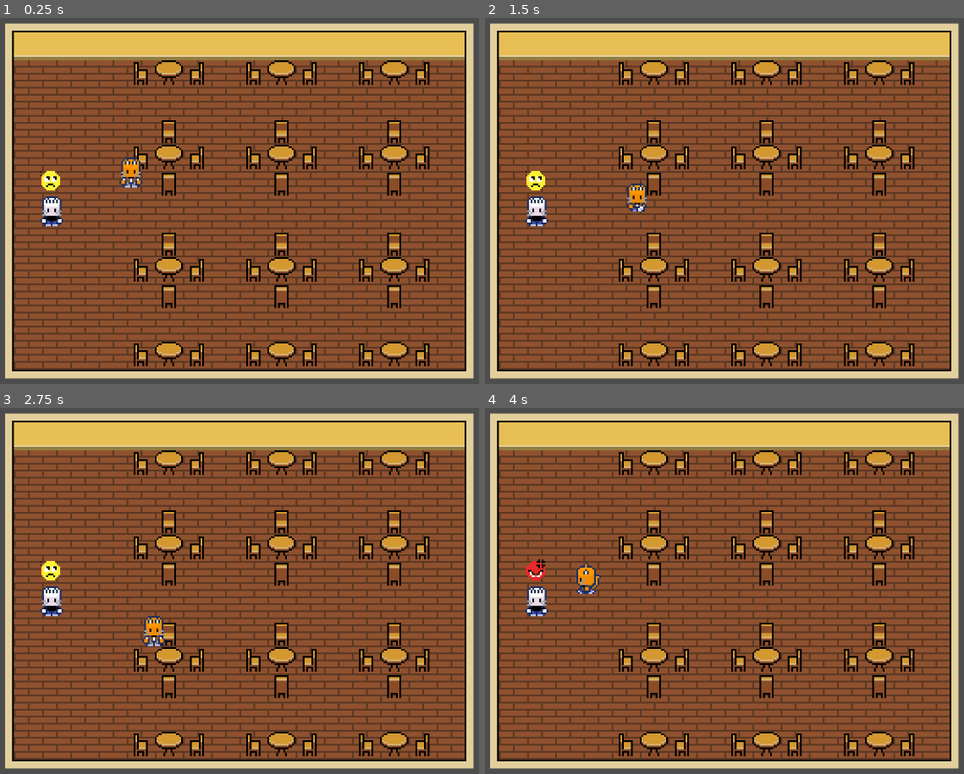
Above: before the commit, frames 1-4 (two rows, left to right).
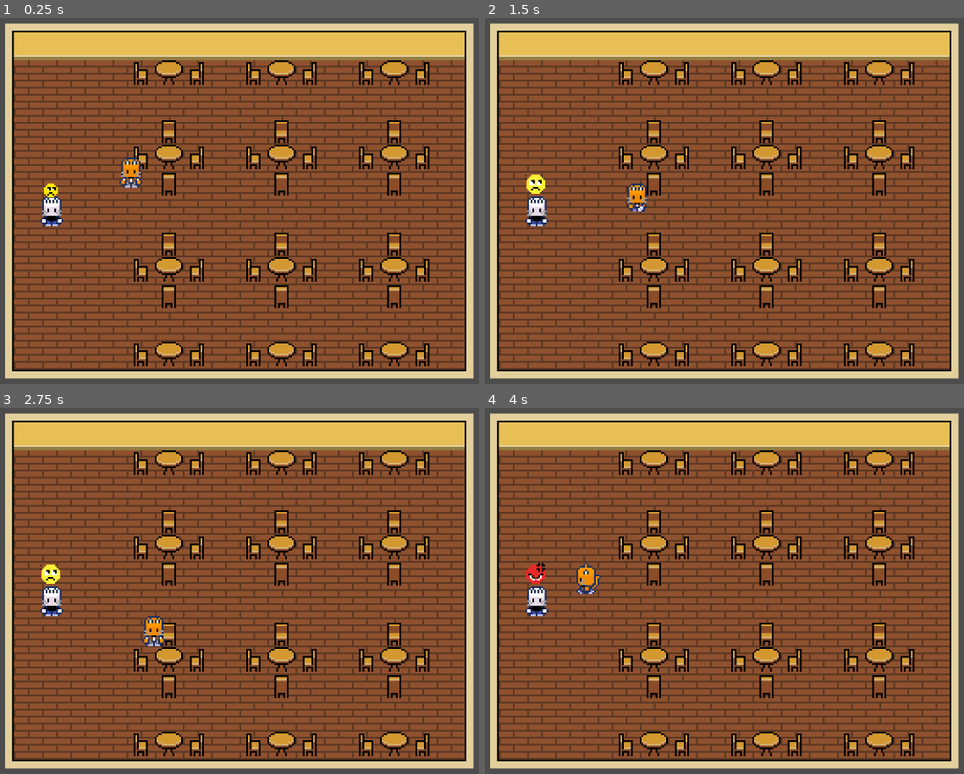
Above: after the commit, the same moments.

Repository: Jyrou/BrackeysJAM
Game: Godot game, scene res://CenaInicial.tscn
Same seed, same stepped clock (60 frames per second), same inputs: the game is played once before the commit and once after it.
Inputs:
- Up to frame 1 (0.25 s): no input
- Up to frame 2 (1.5 s): hold D (right) 0.53-1.28 s; tap Shift (run) at 0.6, 1.35 s; tap Enter at 1.25 s; hold S (down) from 1.28 s (still down)
- Up to frame 3 (2.75 s): release S (down) at 2.03 s; hold D (right) from 2.03 s (still down); tap Shift (run) at 2.1 s
- Up to frame 4 (4 s): tap Space at 2.75 s; release D (right) at 2.78 s; hold W (up) 2.78-3.53 s; tap Shift (run) at 2.85, 3.6 s; tap Enter at 3.5 s; hold A (left) from 3.53 s (still down)

The runs differ from the first frame. In frame 1, 0.2% of the frame differs, in the area x 8-13%, y 41-50%; in frame 2, 0.2%; in frame 3, 0.2%; in frame 4, 0.2%.

Commit message:
atualiza animacao e cria tipagem mood npc

Diff:
--- a/Projeto/Scenes/NPC.tscn
+++ b/Projeto/Scenes/NPC.tscn
@@ -1,8 +1,9 @@
-[gd_scene load_steps=27 format=3 uid="uid://bgb2tbp0tk0te"]
+[gd_scene load_steps=36 format=3 uid="uid://bgb2tbp0tk0te"]
 
 [ext_resource type="Script" path="res://Script/NPC.gd" id="1_5rbn8"]
 [ext_resource type="Texture2D" uid="uid://0m7pupwi8w0n" path="res://Sprites/EmojiClientes.png" id="2_5bxm8"]
 [ext_resource type="Texture2D" uid="uid://00fjcsx72ao5" path="res://Sprites/CatNPC2.png" id="3_8mcbj"]
+[ext_resource type="Texture2D" uid="uid://dv28ahrsglvf7" path="res://Sprites/EmojiPequeno.png" id="4_crx0b"]
 [ext_resource type="Texture2D" uid="uid://dvkd1twnrqjoe" path="res://Sprites/CatNPC.png" id="4_frgm6"]
 
 [sub_resource type="AtlasTexture" id="AtlasTexture_4wdre"]
@@ -183,6 +184,59 @@
 "loop": true,
 "name": &"upDiagonal",
 "speed": 5.0
+}]
+
+[sub_resource type="GDScript" id="GDScript_xk4uy"]
+
+[sub_resource type="RectangleShape2D" id="RectangleShape2D_8ufl0"]
+size = Vector2(11, 17)
+
+[sub_resource type="AtlasTexture" id="AtlasTexture_i3tx8"]
+atlas = ExtResource("4_crx0b")
+region = Rect2(0, 0, 16, 16)
+
+[sub_resource type="AtlasTexture" id="AtlasTexture_d6lv0"]
+atlas = ExtResource("2_5bxm8")
+region = Rect2(11, 0, 11, 12)
+
+[sub_resource type="AtlasTexture" id="AtlasTexture_s2dhm"]
+atlas = ExtResource("4_crx0b")
+region = Rect2(0, 0, 16, 16)
+
+[sub_resource type="AtlasTexture" id="AtlasTexture_s3eso"]
+atlas = ExtResource("4_crx0b")
+region = Rect2(32, 0, 16, 16)
+
+[sub_resource type="AtlasTexture" id="AtlasTexture_u2w65"]
+atlas = ExtResource("2_5bxm8")
+region = Rect2(0, 0, 11, 12)
+
+[sub_resource type="SpriteFrames" id="SpriteFrames_jdchb"]
+animations = [{
+"frames": [{
+"duration": 1.0,
+"texture": SubResource("AtlasTexture_i3tx8")
+}, {
+"duration": 1.0,
+"texture": SubResource("AtlasTexture_d6lv0")
+}],
+"loop": false,
+"name": &"inicioBle",
+"speed": 2.0
+}, {
+"frames": [{
+"duration": 1.0,
+"texture": SubResource("AtlasTexture_s2dhm")
+}, {
+"duration": 1.0,
+"texture": SubResource("AtlasTexture_s3eso")
+}, {
+"duration": 1.0,
+"texture": SubResource("AtlasTexture_u2w65")
+}],
+"loop": false,
+"name": &"trocaBle",
+"speed": 3.0
 }]
 
 [node name="NPC" type="Area2D"]
@@ -194,13 +248,18 @@
 animation = &"Idle"
 offset = Vector2(0.5, 0)
 
-[node name="Sprite2D" type="Sprite2D" parent="."]
-position = Vector2(0, -18)
-texture = ExtResource("2_5bxm8")
-hframes = 3
-frame = 1
-
 [node name="Timer" type="Timer" parent="."]
 wait_time = 3.0
+script = SubResource("GDScript_xk4uy")
+
+[node name="CollisionShape2D" type="CollisionShape2D" parent="."]
+position = Vector2(0.5, 0.5)
+shape = SubResource("RectangleShape2D_8ufl0")
+
+[node name="AnimatedSpriteMood" type="AnimatedSprite2D" parent="."]
+position = Vector2(0, -16)
+sprite_frames = SubResource("SpriteFrames_jdchb")
+animation = &"trocaBle"
+autoplay = "inicioBle"
 
 [connection signal="timeout" from="Timer" to="." method="_on_timer_timeout"]
--- a/Projeto/Script/NPC.gd
+++ b/Projeto/Script/NPC.gd
@@ -1,14 +1,16 @@
 extends Area2D
 @onready var timer: Timer = $Timer
-@onready var mood: Sprite2D = $Sprite2D
-
+@onready var mood: AnimatedSprite2D = $AnimatedSpriteMood
+@onready var typemood : int = 0
 #Na _ready enquanto a condiçâo não tiver sido criada (sentar na mesa)
 func _ready() -> void:
 	const delay = 3 #Definido na chamada da futura função
 	timer.wait_time = delay
 	timer.start()
+
 func _on_timer_timeout():
-	if(mood.frame == 1):
-		mood.set_frame(0)
-	elif(mood.frame == 0):
+	if(typemood==0):
+		mood.play("trocaBle")
+		typemood+=1
+	elif(typemood == 1):
 		print("Colocar o shake aqui")
Binary file added: Projeto/Sprites/EmojiPequeno.png
Not shown, added: Projeto/Sprites/EmojiPequeno.png.import
